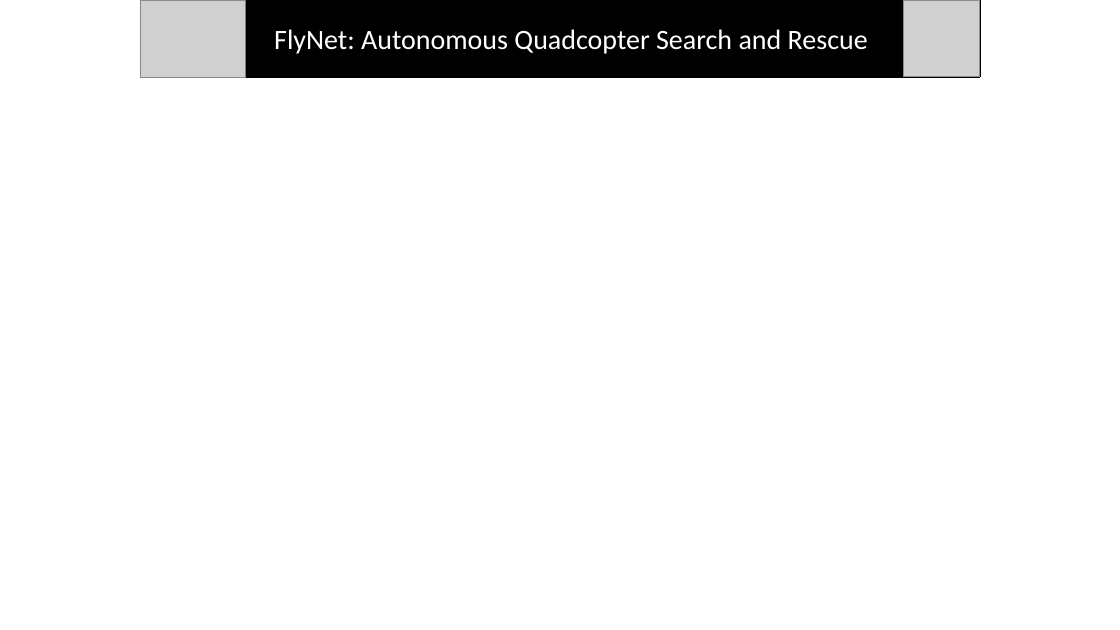
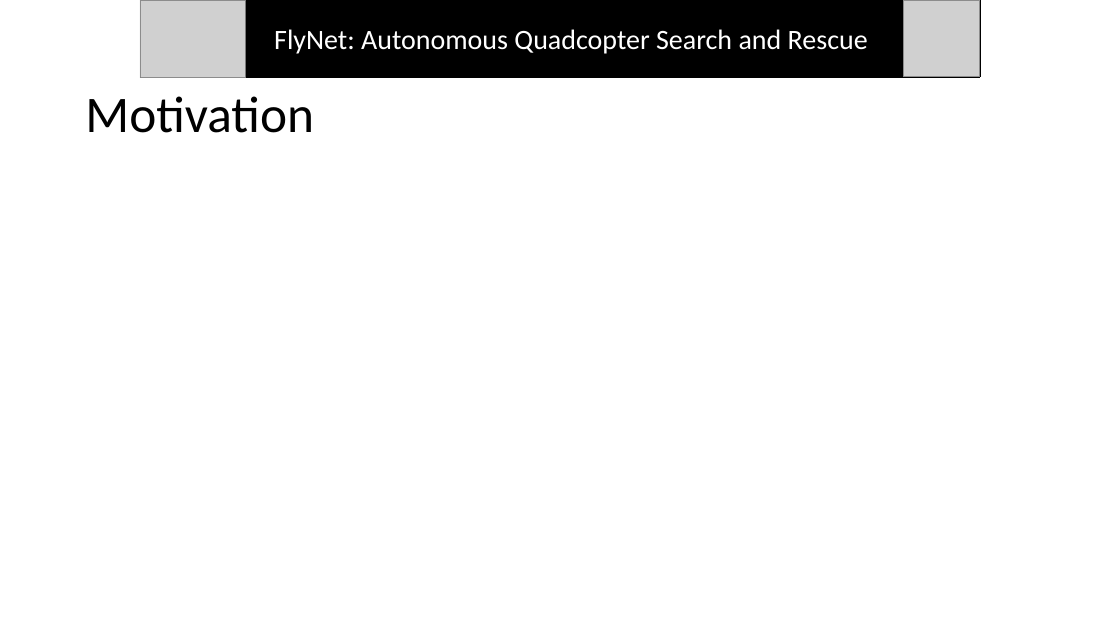
Before and after one commit to dtbinh/FlyNet, a slide deck: slide 2 of Presentations/Mid Semester Review/Individual_Slides/Bryce/Presentation1.pptx (slide 4 before the commit). Drawn at 1120x630 pixels with LibreOffice and Linux fonts; fonts in the diff are those of the drawing; grey boxes stand for pictures. Boxes give left, top, right and bottom in pixels: in the first picture for what was removed or moved away, otherwise in the second. Text is boxed around its words. In the diff, an @@ line names an element or a change of style, - is before the commit and + after.

```diff
--- a/Presentations/Mid Semester Review/Individual_Slides/Bryce/Presentation1.pptx
+++ b/Presentations/Mid Semester Review/Individual_Slides/Bryce/Presentation1.pptx
@@ title added at (85,96,314,133), 44 pt, text #000000 @@
+Motivation
```
Also in this commit, not shown: 1 other file.
